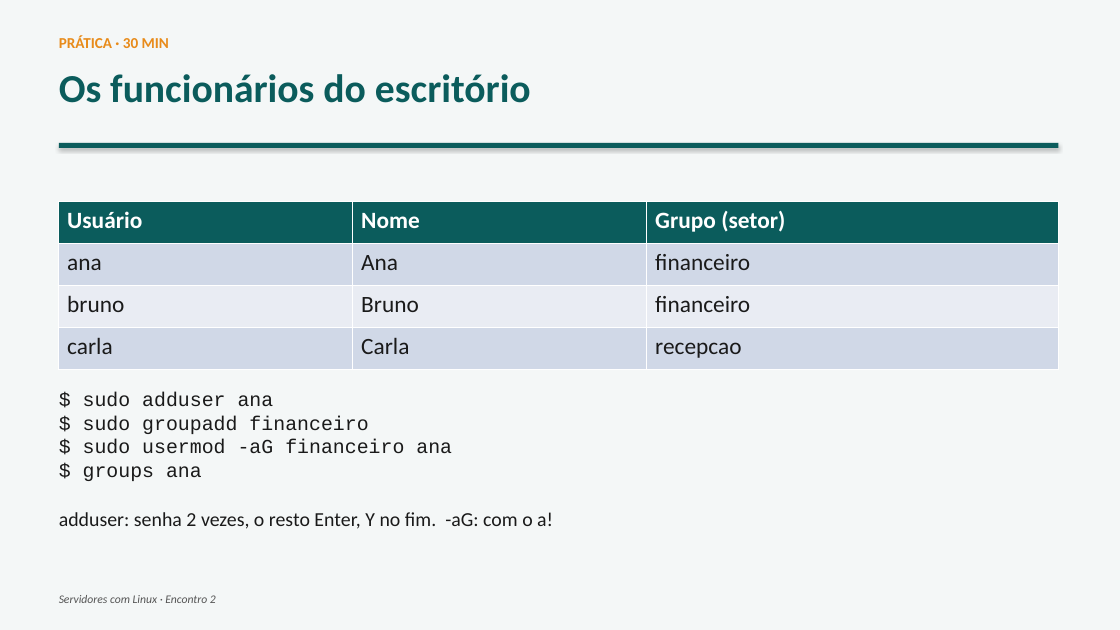
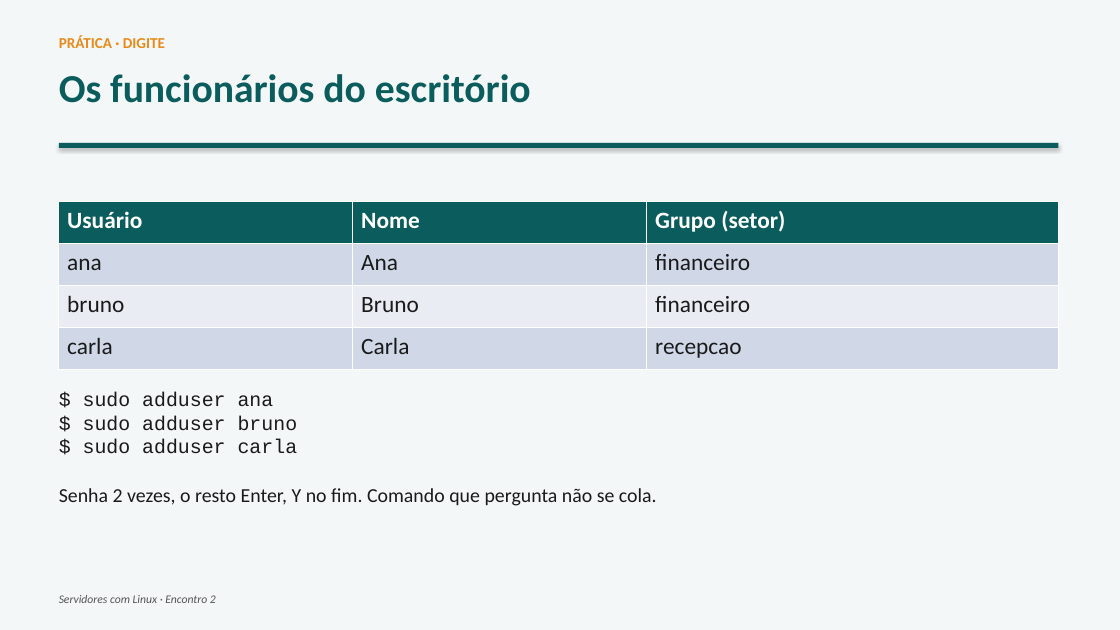
Before and after one commit to joninedel-prog/gerador_contratos, a slide deck: slide 18 of Aula - Servidores 2 - Pastas, usuarios e acesso de longe.pptx (slide 17 before the commit). Drawn at 1120x630 pixels with LibreOffice and Linux fonts; fonts in the diff are those of the drawing. Boxes give left, top, right and bottom in pixels: in the first picture for what was removed or moved away, otherwise in the second. Text is boxed around its words. In the diff, an @@ line names an element or a change of style, - is before the commit and + after.

```diff
--- a/Aula - Servidores 2 - Pastas, usuarios e acesso de longe.pptx
+++ b/Aula - Servidores 2 - Pastas, usuarios e acesso de longe.pptx
@@ text at <box>59,35,165,48</box>: text changed @@
-PRÁTICA · 30 MIN
+PRÁTICA · DIGITE
@@ text at <box>59,416,657,506</box>: text changed; font Courier New to Calibri @@
-$ sudo groupadd financeiro
-$ sudo usermod -aG financeiro ana
-$ groups ana
-adduser: senha 2 vezes, o resto Enter, Y no fim. -aG: com o a!
+$ sudo adduser bruno
+$ sudo adduser carla
+Senha 2 vezes, o resto Enter, Y no fim. Comando que pergunta não se cola.
```
Also in this commit, not shown: 16 other slides changed, 8 slides added, 2 slides removed, 5 other files.
